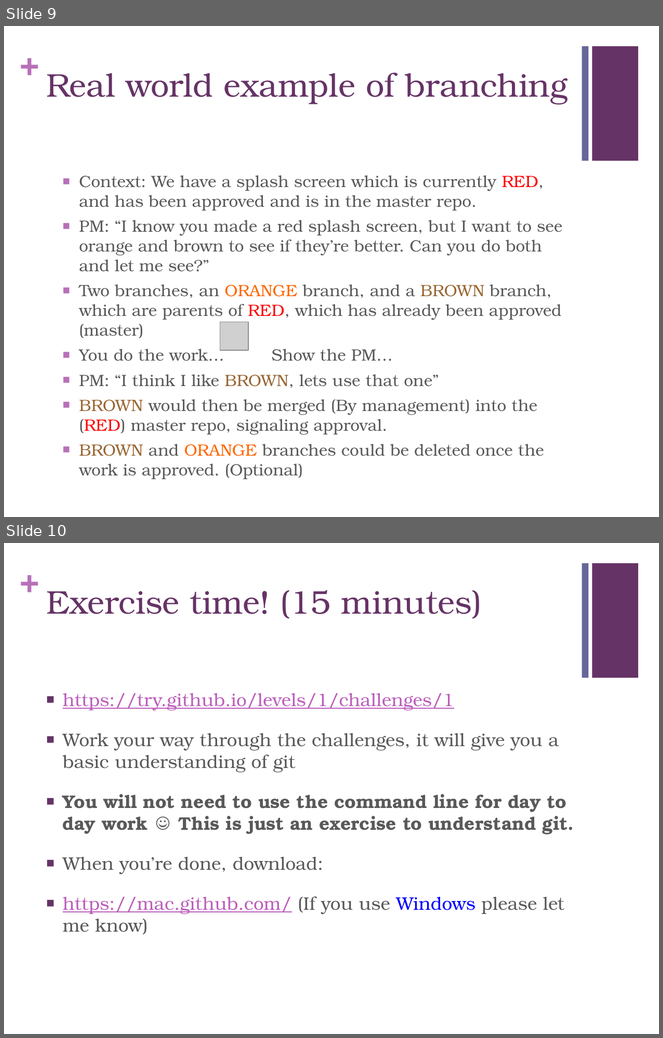
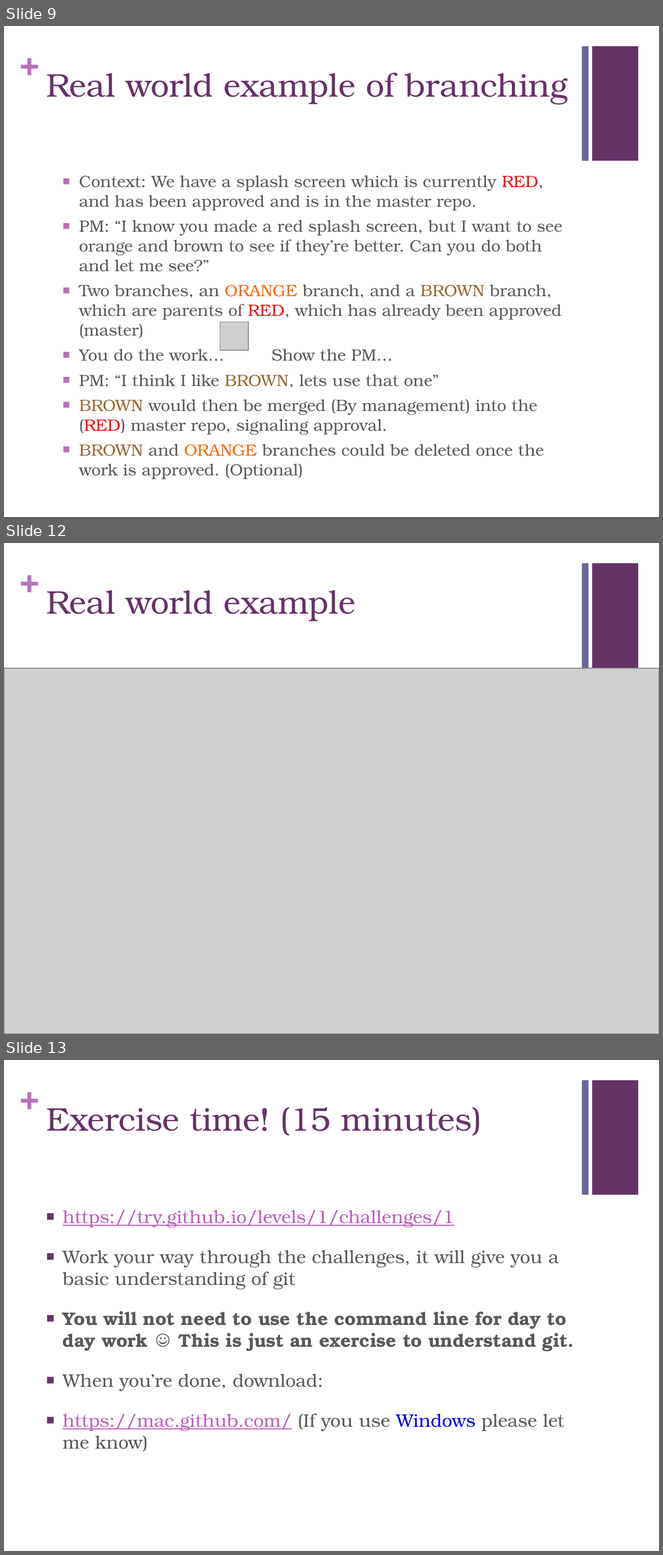
Before and after one commit to RyanCopley/git-for-designers, a slide deck: Presentation.pptx. Shown one above the other, each under a label of ours: slides 9 and 10 before the commit, slides 9, 12 and 13 after it; the slides between them are not shown. The pictures are 663x1038 and 663x1555 pixels, drawn with LibreOffice and Linux fonts; fonts in the diff are those of the drawing; grey boxes stand for pictures. Boxes give left, top, right and bottom in pixels: in the first picture for what was removed or moved away, otherwise in the second. Text is boxed around its words. In the diff, an @@ line names an element or a change of style, - is before the commit and + after.

```diff
--- a/Presentation.pptx
+++ b/Presentation.pptx
@@ slide 12 added at [4,543,659,1034], background #FFFFFF; not listed: 3 template elements that a slide beside it also shows @@
@@ title added at [46,590,356,622], 36 pt, text #663366 @@
+Real world example
@@ picture added at [4,668,659,1034] @@
@@ what was slide 10 is now slide 13 @@
```
Also in this commit, not shown: 5 other slides added.
